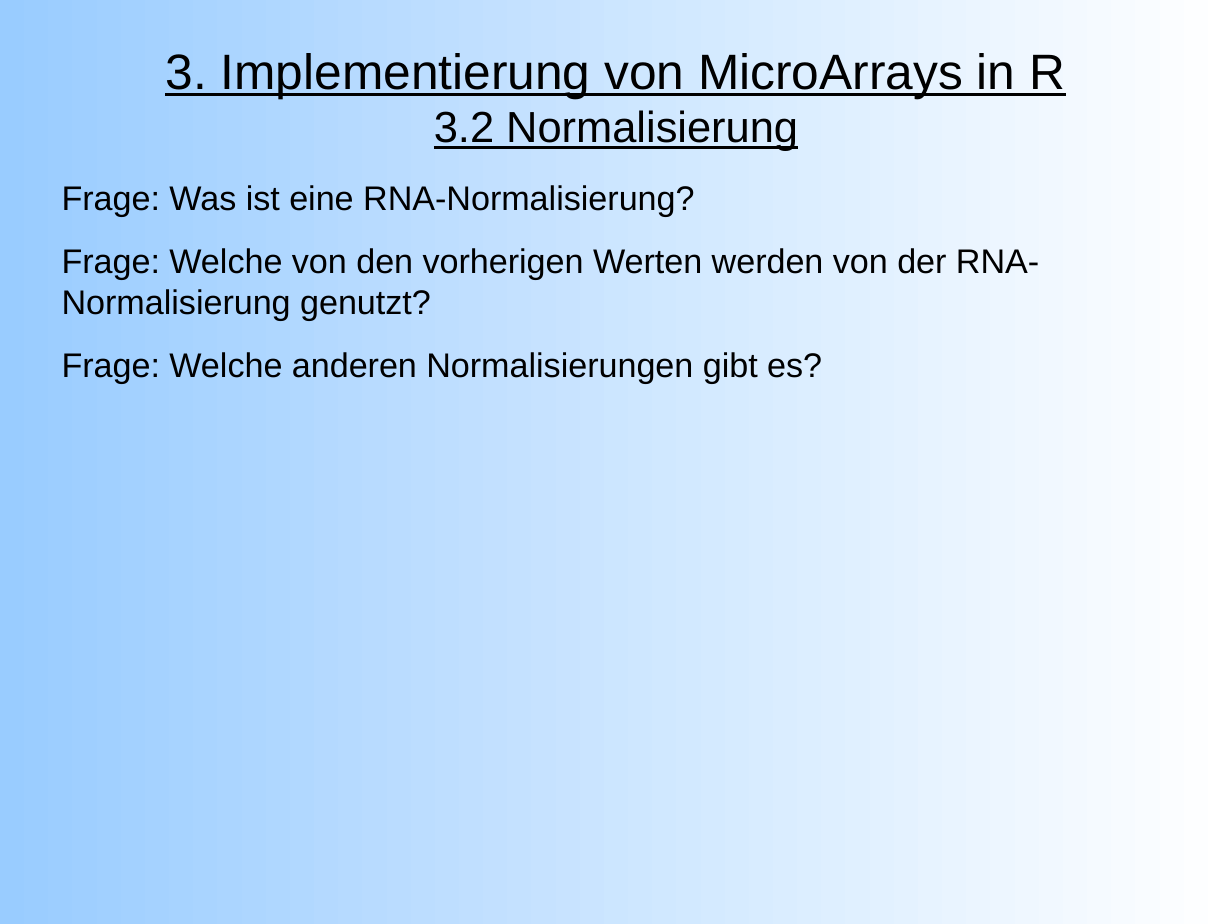
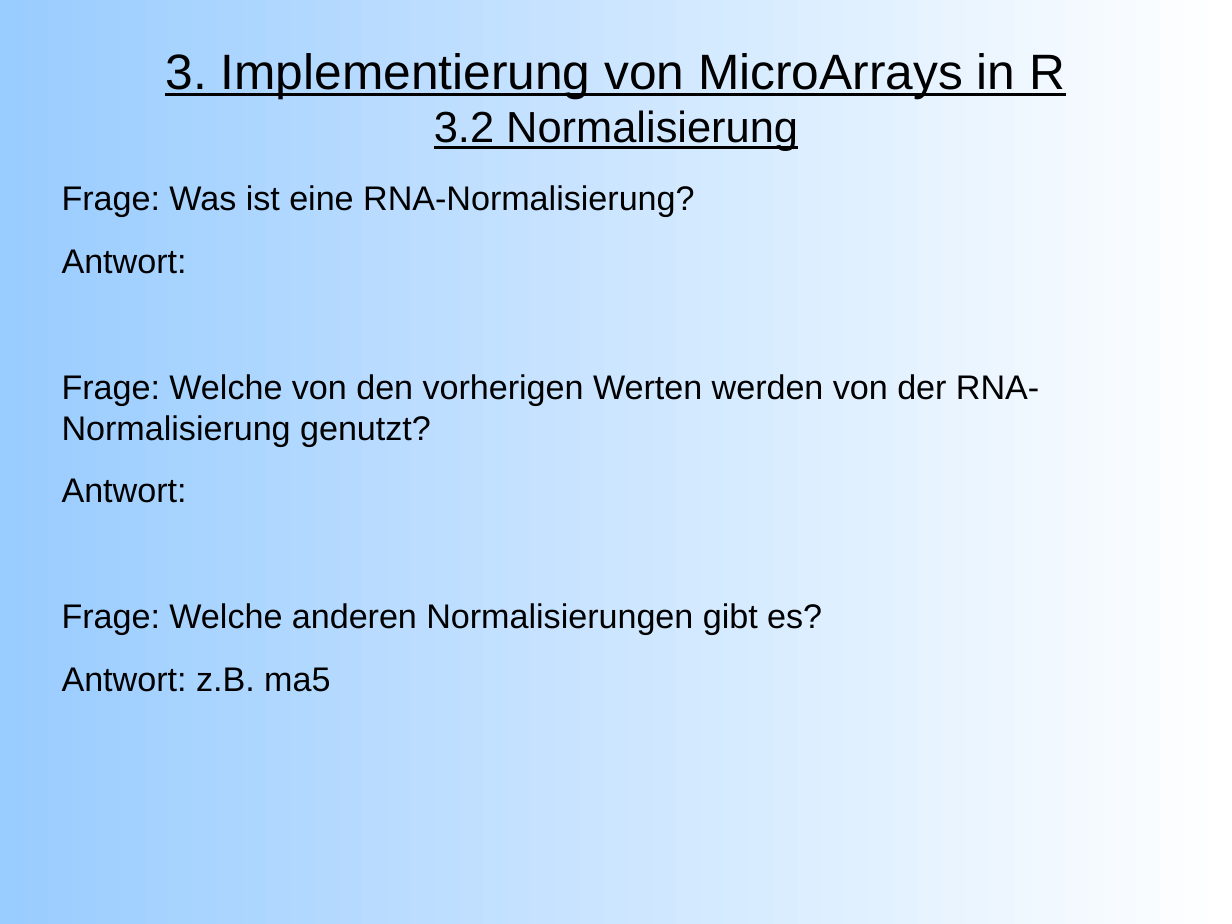
Before and after one commit to emmkey/GenEx, a slide deck: slide 9 of W1 Praesentation.odp. Drawn at 1232x924 pixels with LibreOffice and Linux fonts; fonts in the diff are those of the drawing. Boxes give left, top, right and bottom in pixels: in the first picture for what was removed or moved away, otherwise in the second. Text is boxed around its words. In the diff, an @@ line names an element or a change of style, - is before the commit and + after.

```diff
--- a/W1 Praesentation.odp
+++ b/W1 Praesentation.odp
@@ text at bbox=[62, 249, 187, 274]: paragraph added @@
+Antwort:
@@ text at bbox=[62, 478, 187, 503]: paragraph added @@
+Antwort:
@@ text at bbox=[62, 667, 330, 692]: paragraph added @@
+Antwort: z.B. ma5
```
Also in this commit, not shown: 10 other slides changed, 1 slide added, 1 other file.
